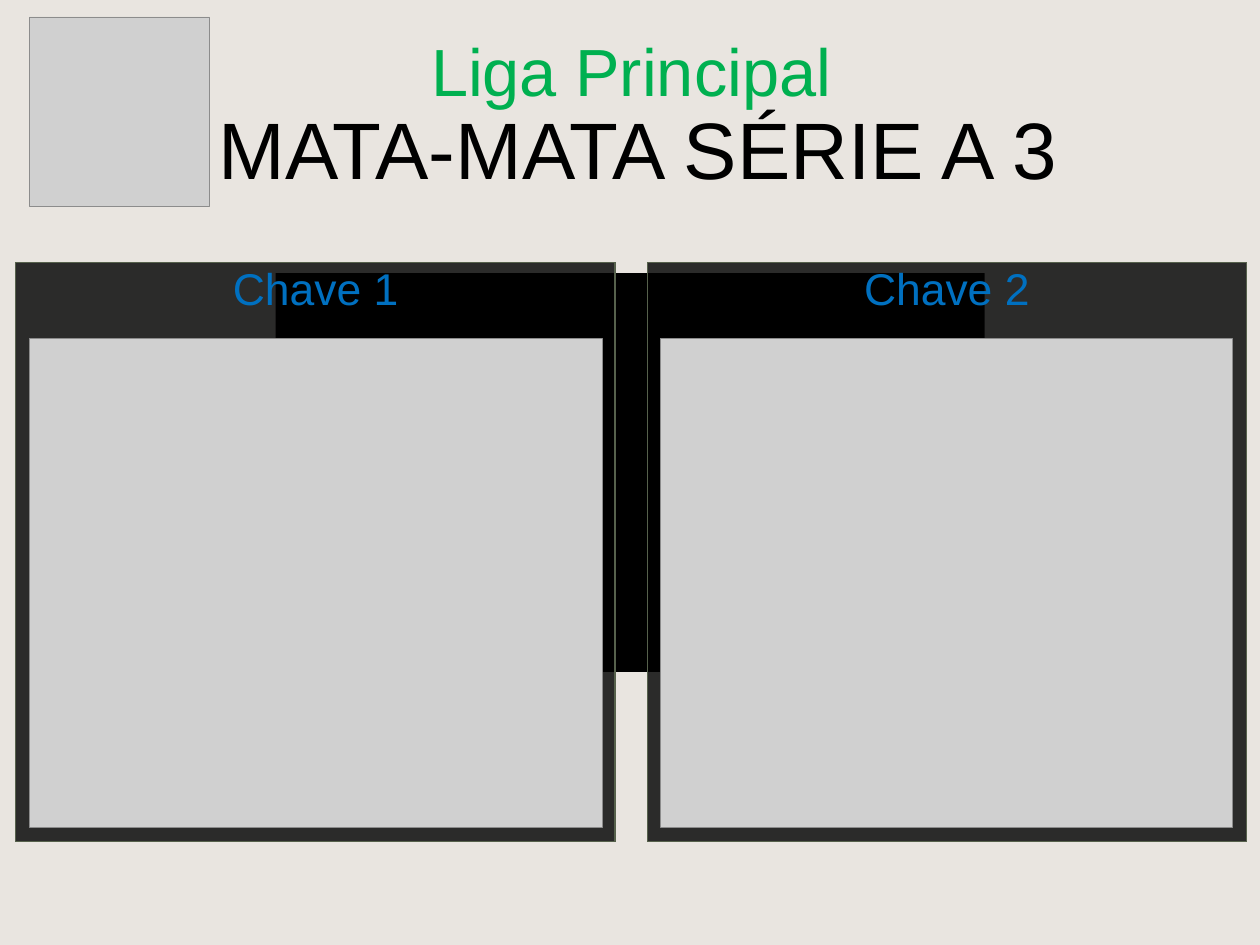
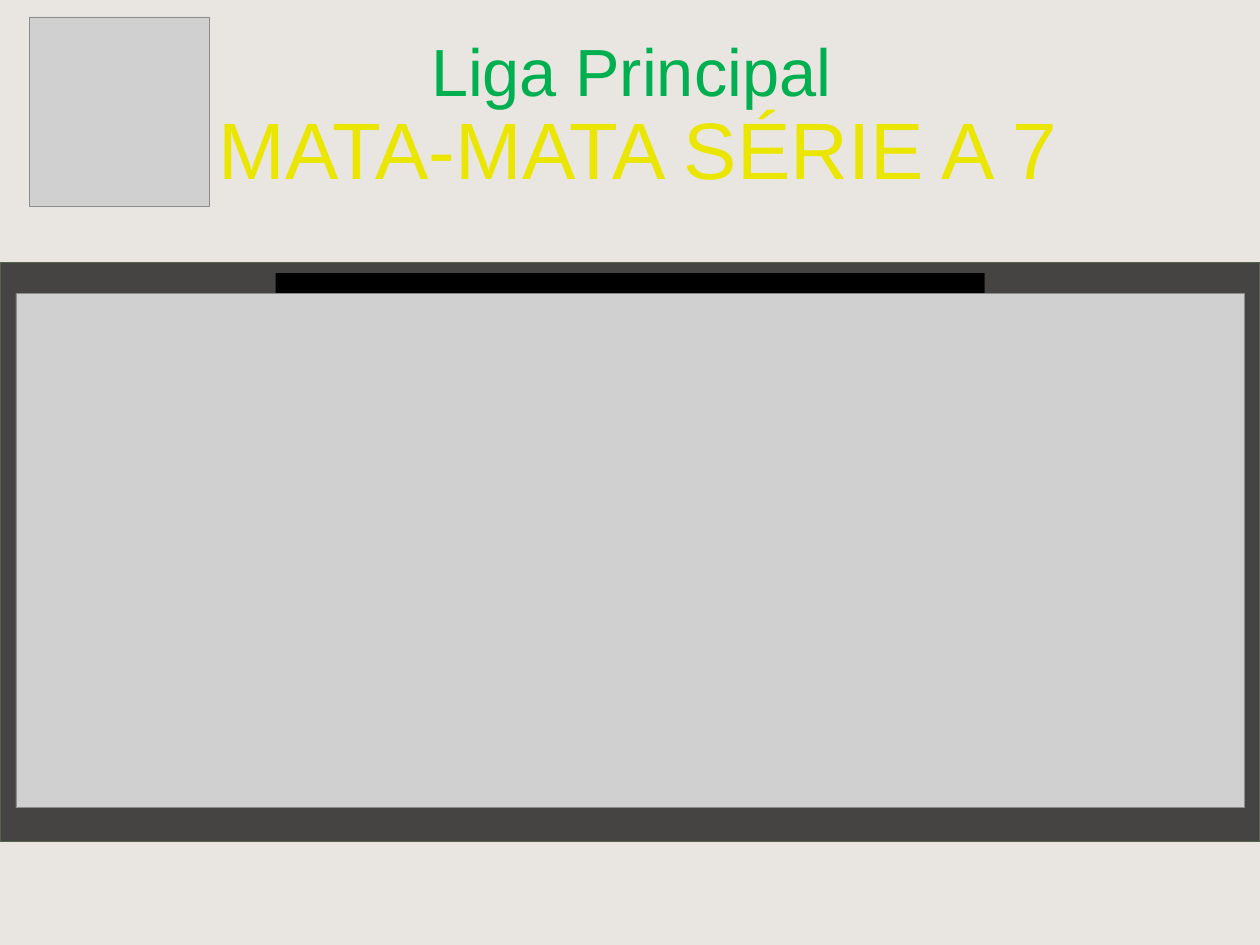
Before and after one commit to cknakayama/automacao_ligaroletarussa2021, a slide deck: slide 1 of MataMataPlanilha.pptx. Drawn at 1260x945 pixels with LibreOffice and Linux fonts; fonts in the diff are those of the drawing; grey boxes stand for pictures; background and template pictures are left out. Boxes give left, top, right and bottom in pixels: in the first picture for what was removed or moved away, otherwise in the second. Text is boxed around its words. In the diff, an @@ line names an element or a change of style, - is before the commit and + after.

Commit message:
mata matas da liga 7

```diff
--- a/MataMataPlanilha.pptx
+++ b/MataMataPlanilha.pptx
@@ text at [219, 115, 1056, 180]: text changed; text colour #000000 to #EBE600 @@
-MATA-MATA SÉRIE A 3
+MATA-MATA SÉRIE A 7
@@ rectangle: place and size @@
-rectangle at [16, 262, 615, 842]
+rectangle at [0, 262, 1260, 842]
@@ rectangle at [0, 262, 1260, 842]: fill #000000 at 81% opacity to #000000 at 70% opacity @@
@@ rectangle removed at [647, 262, 1246, 842] @@
@@ picture added at [16, 293, 1244, 807] @@
@@ text removed at [233, 270, 399, 314] @@
-Chave 1
@@ text removed at [864, 270, 1030, 314] @@
-Chave 2
@@ picture removed at [30, 338, 602, 826] @@
@@ picture removed at [661, 338, 1233, 826] @@
```
Also in this commit, not shown: 2 slides added, 5 other files.
